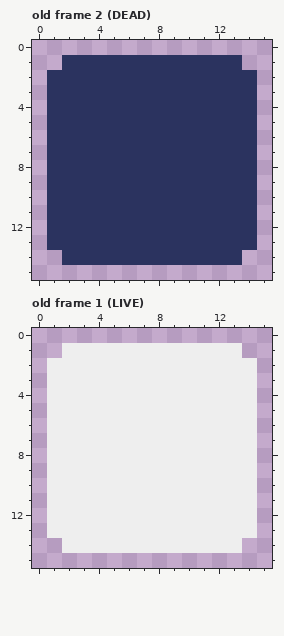
Two versions of one pixel-art file, src/gfx/cell.aseprite. Above, as it was before the edit.
16x16 pixels, 2 frames. Shown: old frame 2 (DEAD), old frame 1 (LIVE). The commit also changed other frames, which this record leaves out.
New version:
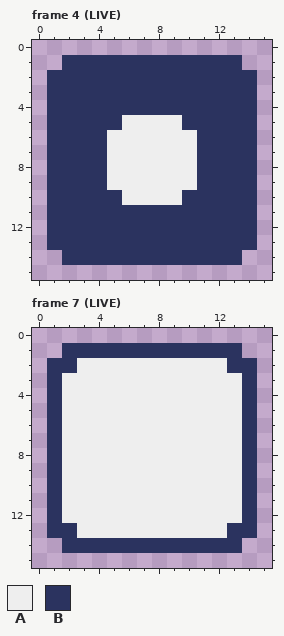
Palette (. is transparent): A #eeeeee  B #2b335f
A new or re-ordered frame is compared with the old frame closest to it.
Change:
{"change": "frames 2 -> 14"}
{"where": "frame 4 (LIVE) is new; against old frame 2 (DEAD), layer \"Layer 1\""}
{"frame":4,"y":5,"x":6,"old":"BBBB","new":"AAAA"}
{"frame":4,"y":6,"x":5,"old":"BBBBBB","new":"AAAAAA"}
{"frame":4,"y":7,"x":5,"old":"BBBBBB","new":"AAAAAA"}
{"frame":4,"y":8,"x":5,"old":"BBBBBB","new":"AAAAAA"}
{"frame":4,"y":9,"x":5,"old":"BBBBBB","new":"AAAAAA"}
{"frame":4,"y":10,"x":6,"old":"BBBB","new":"AAAA"}
{"where": "frame 7 (LIVE) is new; against old frame 1 (LIVE), layer \"Layer 1\""}
{"frame":7,"y":1,"x":2,"old":"AAAAAAAAAAAA","new":"BBBBBBBBBBBB"}
{"frame":7,"y":2,"x":1,"old":"AA","new":"BB"}
{"frame":7,"y":2,"x":13,"old":"AA","new":"BB"}
{"frame":7,"y":3,"x":1,"old":"A","new":"B"}
{"frame":7,"y":3,"x":14,"old":"A","new":"B"}
{"frame":7,"y":4,"x":1,"old":"A","new":"B"}
{"frame":7,"y":4,"x":14,"old":"A","new":"B"}
{"frame":7,"y":5,"x":1,"old":"A","new":"B"}
{"frame":7,"y":5,"x":14,"old":"A","new":"B"}
{"frame":7,"y":6,"x":1,"old":"A","new":"B"}
{"frame":7,"y":6,"x":14,"old":"A","new":"B"}
{"frame":7,"y":7,"x":1,"old":"A","new":"B"}
{"frame":7,"y":7,"x":14,"old":"A","new":"B"}
{"frame":7,"y":8,"x":1,"old":"A","new":"B"}
{"frame":7,"y":8,"x":14,"old":"A","new":"B"}
{"frame":7,"y":9,"x":1,"old":"A","new":"B"}
{"frame":7,"y":9,"x":14,"old":"A","new":"B"}
{"frame":7,"y":10,"x":1,"old":"A","new":"B"}
{"frame":7,"y":10,"x":14,"old":"A","new":"B"}
{"frame":7,"y":11,"x":1,"old":"A","new":"B"}
{"frame":7,"y":11,"x":14,"old":"A","new":"B"}
{"frame":7,"y":12,"x":1,"old":"A","new":"B"}
{"frame":7,"y":12,"x":14,"old":"A","new":"B"}
{"frame":7,"y":13,"x":1,"old":"AA","new":"BB"}
{"frame":7,"y":13,"x":13,"old":"AA","new":"BB"}
{"frame":7,"y":14,"x":2,"old":"AAAAAAAAAAAA","new":"BBBBBBBBBBBB"}
{"label":"changed","picture_box":[107,115,197,205]}
{"label":"changed","picture_box":[47,343,257,553]}
